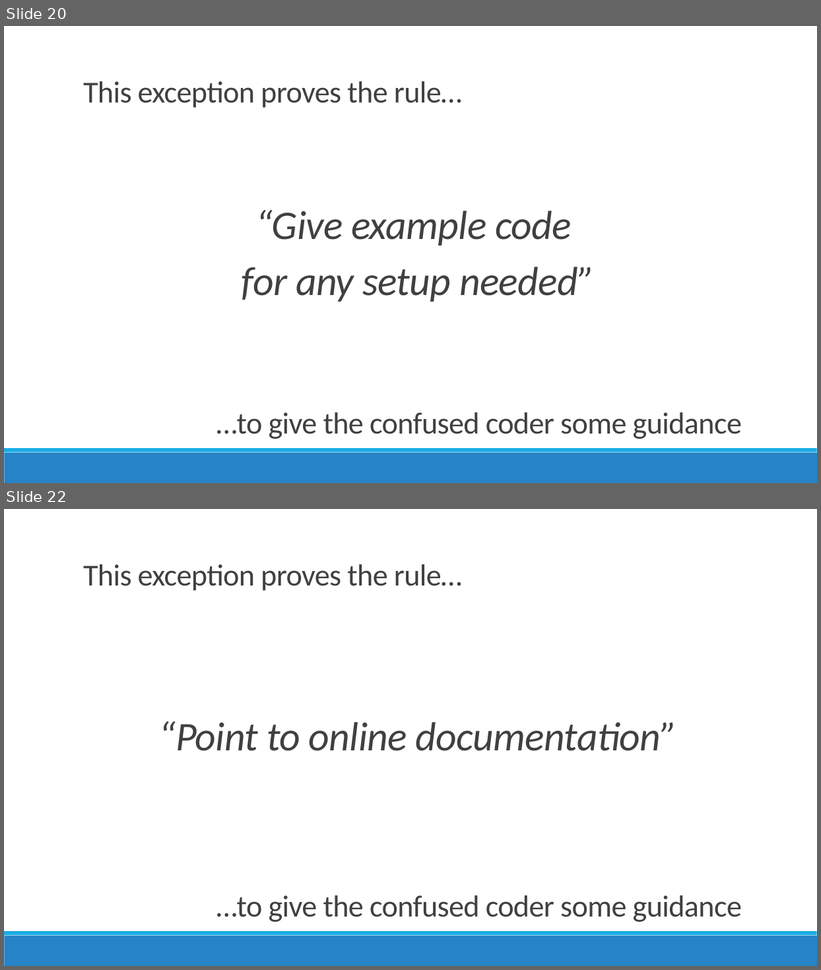
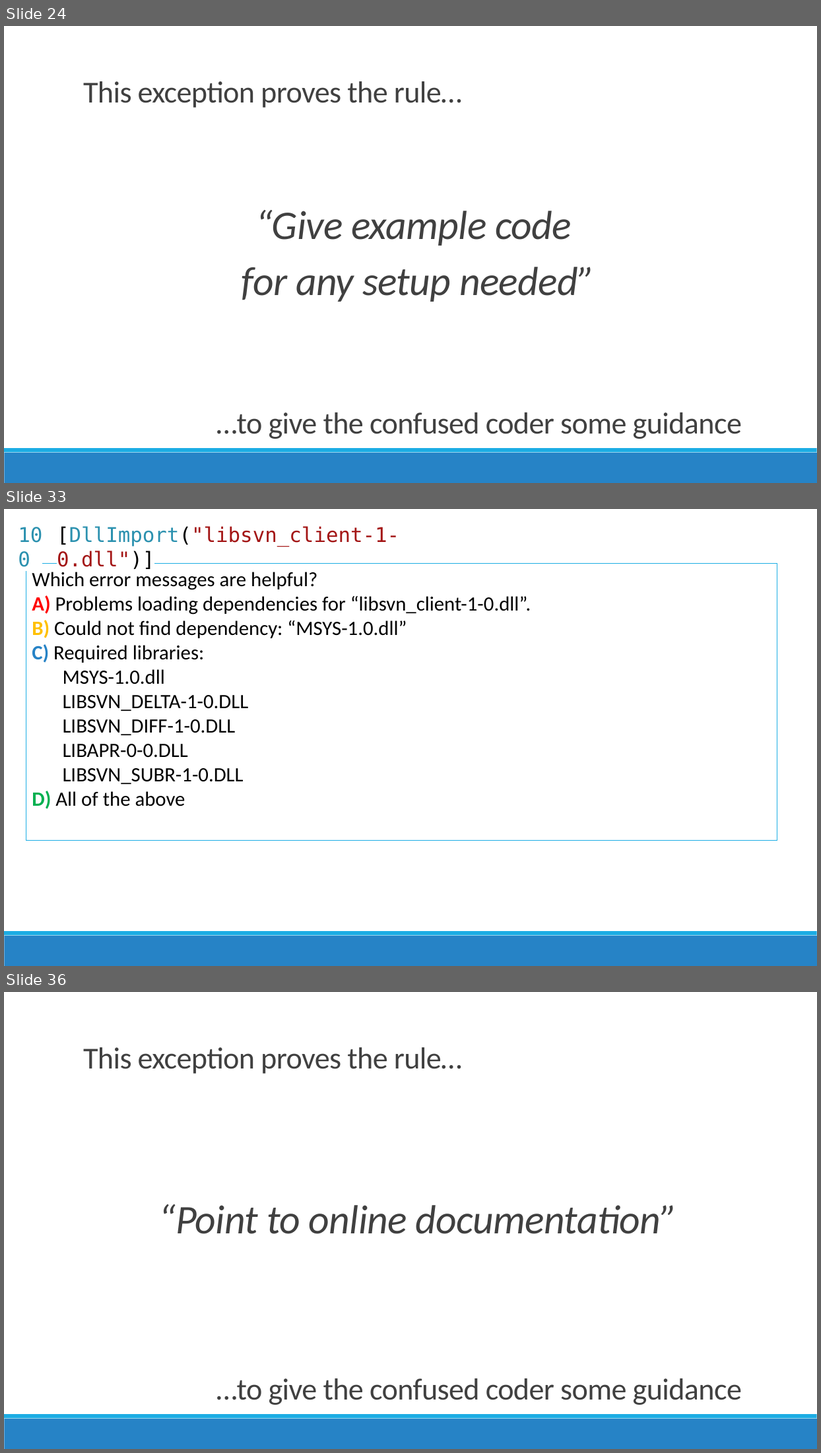
Before and after one commit to jamesrcounts/ExceptionalTalk, a slide deck: Talk.pptx. Shown one above the other, each under a label of ours: slides 20 and 22 before the commit, slides 24, 33 and 36 after it; the slides between them are not shown. The pictures are 821x970 and 821x1453 pixels, drawn with LibreOffice and Linux fonts; fonts in the diff are those of the drawing. Boxes give left, top, right and bottom in pixels: in the first picture for what was removed or moved away, otherwise in the second. Text is boxed around its words. In the diff, an @@ line names an element or a change of style, - is before the commit and + after.

```diff
--- a/Talk.pptx
+++ b/Talk.pptx
@@ slide 33 added at bbox=[4, 509, 817, 966], background #FFFFFF; not listed: 2 template elements that a slide beside it also shows @@
@@ text added at bbox=[12, 519, 59, 549], 24 pt, text #2B91AF @@
+100
@@ text added at bbox=[57, 526, 399, 569], 24 pt, text #A31515 @@
+[DllImport("libsvn_client-1-0.dll")]
@@ rectangle added at bbox=[26, 563, 778, 840], outline #1CADE4 0.75 pt, 24 pt, text #000000 @@
+Which error messages are helpful?
+A) Problems loading dependencies for “libsvn_client-1-0.dll”.
+B) Could not find dependency: “MSYS-1.0.dll”
+C) Required libraries:
+MSYS-1.0.dll
+LIBSVN_DELTA-1-0.DLL
+LIBSVN_DIFF-1-0.DLL
+LIBAPR-0-0.DLL
+LIBSVN_SUBR-1-0.DLL
+D) All of the above
@@ what was slide 20 is now slide 24 @@
@@ what was slide 22 is now slide 36 @@
```
Also in this commit, not shown: 1 slide changed, 13 other slides added, 3 other files.
